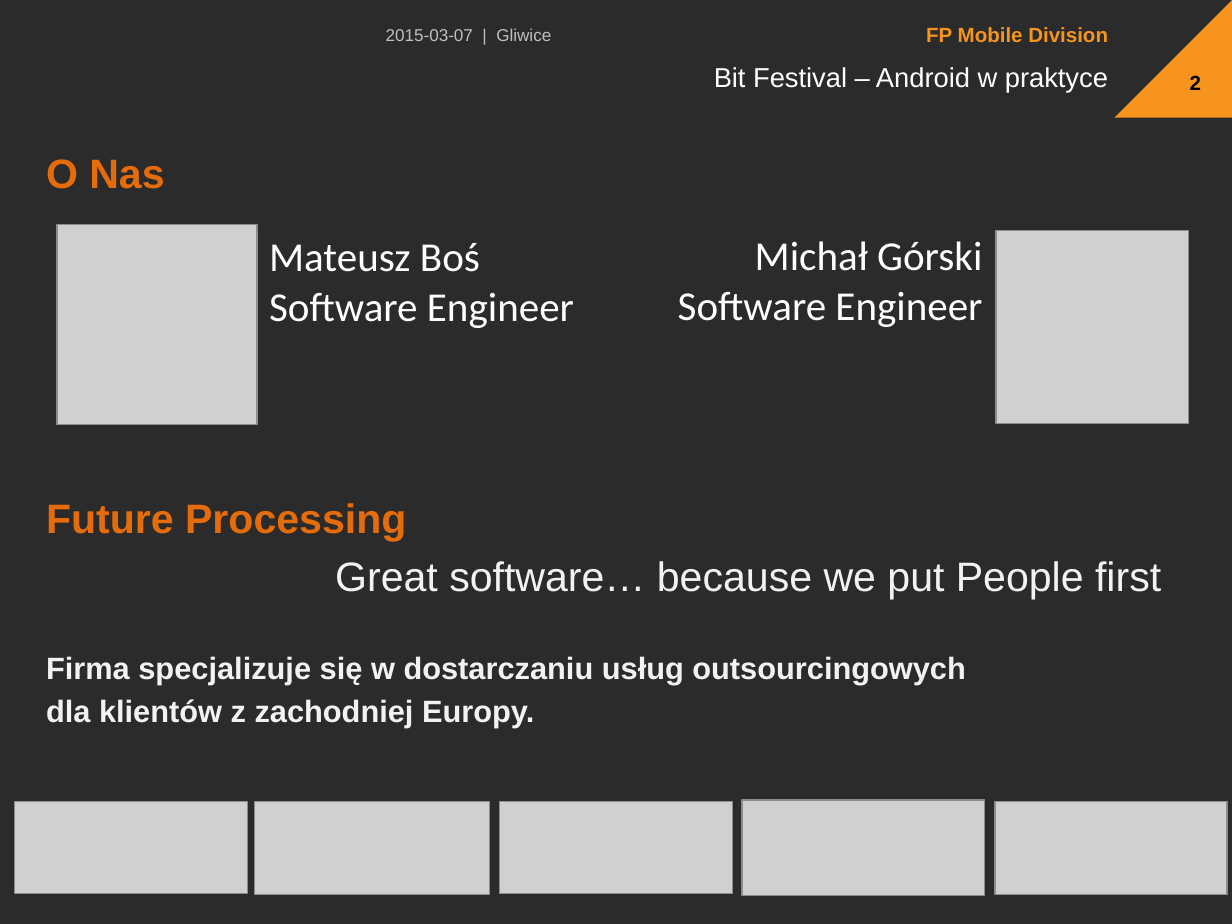
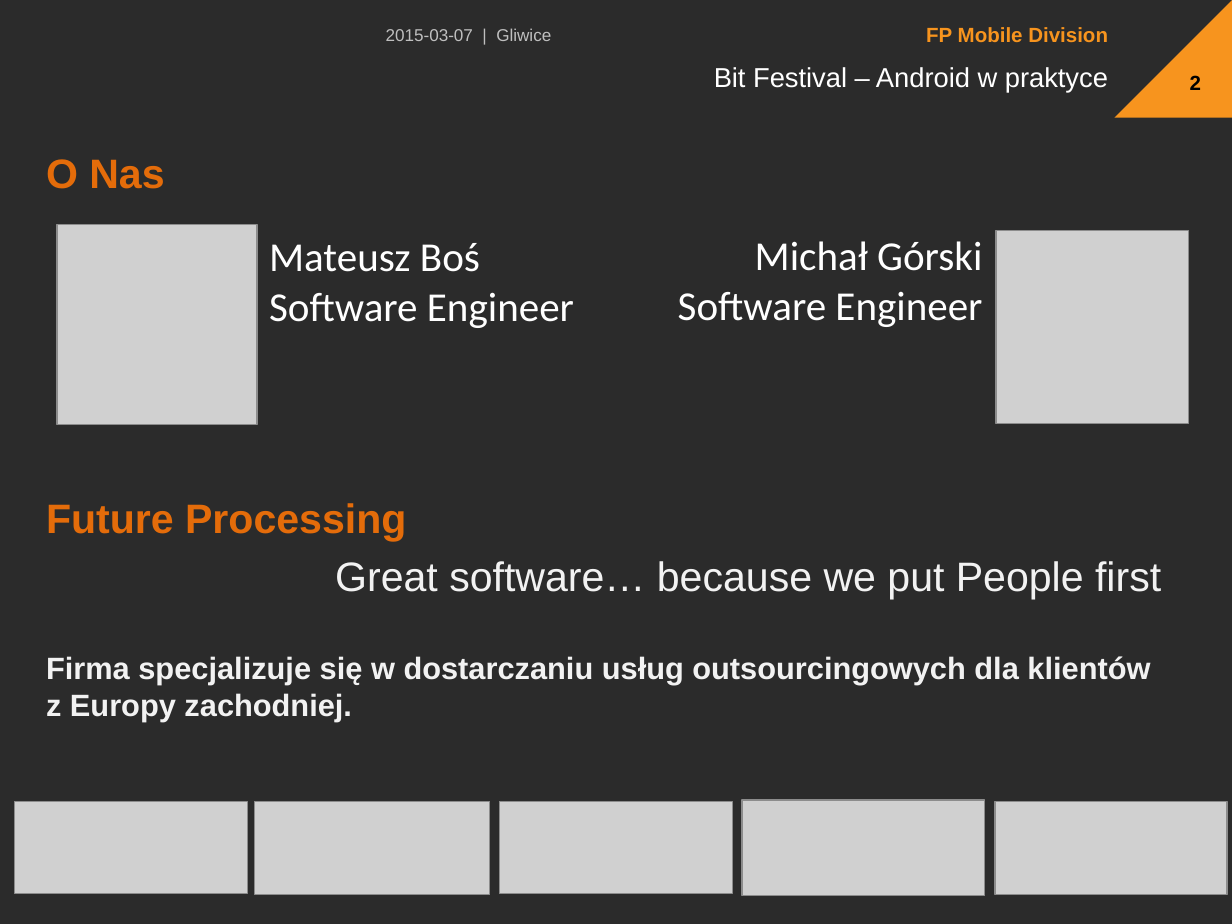
Before and after one commit to The-Lizard-Project/android-basics, a slide deck: slide 2 of Dokumenty/Presentation.pptx. Drawn at 1232x924 pixels with LibreOffice and Linux fonts; fonts in the diff are those of the drawing; grey boxes stand for pictures; background and template pictures are left out; a plain dark background stands for a picture behind light text. Boxes give left, top, right and bottom in pixels: in the first picture for what was removed or moved away, otherwise in the second. Text is boxed around its words. In the diff, an @@ line names an element or a change of style, - is before the commit and + after.

```diff
--- a/Dokumenty/Presentation.pptx
+++ b/Dokumenty/Presentation.pptx
@@ text at box(46, 656, 1150, 722): text changed @@
-Firma specjalizuje się w dostarczaniu usług outsourcingowych
-dla klientów z zachodniej Europy.
+Firma specjalizuje się w dostarczaniu usług outsourcingowych dla klientów
+z Europy zachodniej.
```
Also in this commit, not shown: 18 other slides changed, 6 slides added, 2 slides removed.
